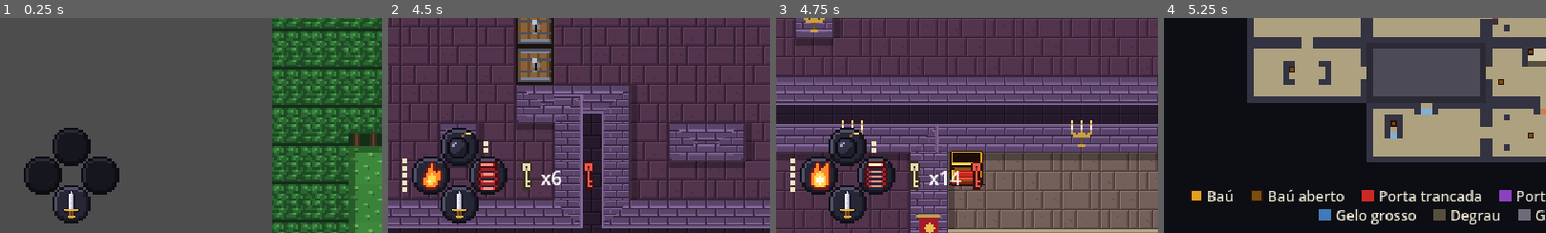
Above: before the commit, frames 1-4 (left to right).
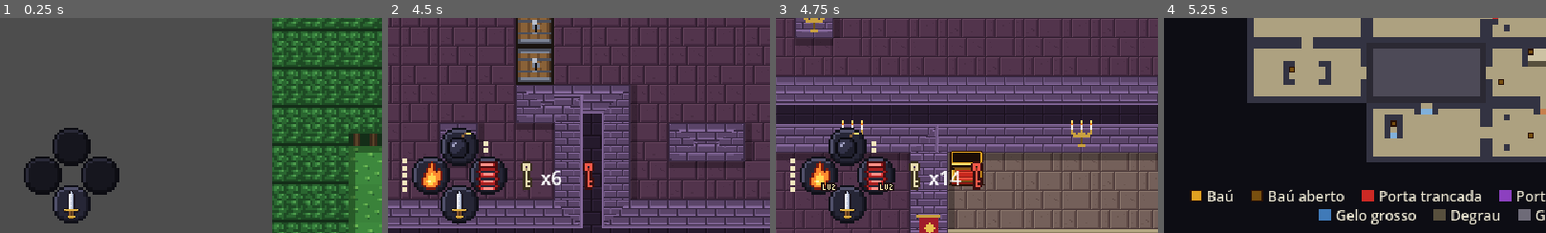
Above: after the commit, the same moments.

Repository: marcelozorza/Alttp2
Game: Godot game, scene res://tools/smoke_test.tscn
Same seed, same stepped clock (60 frames per second), same inputs: the game is played once before the commit and once after it. This scene is started directly instead of the project's main scene.
Inputs (mouse positions are % of the whole screen's width and height, from its top left):
- Up to frame 1 (0.25 s): no input
- Up to frame 2 (4.5 s): click "Novo jogo" at 0.5 s; tap Enter (ui_accept) at 1.25, 2 s; move the mouse to (72, 45) at 1.27 s; hold D (move_right) 1.28-2 s; tap J (attack) at 1.35, 4.35 s; click (72, 45) at 1.42 s; tap Space (jump) at 1.52 s; drag from (30, 55) to (45, 70) at 2.02 s; move the mouse to (60, 28) at 2.77 s; hold D (move_right) 2.78-3.5 s; tap L (use_bomb) at 2.85 s; drag from (45, 70) to (20, 35) at 3.52 s; move the mouse to (80, 65) at 4.27 s; hold A (move_left) from 4.28 s (still down)
- Up to frame 3 (4.75 s): keep holding A (move_left); tap Space (jump) at 4.52 s
- Up to frame 4 (5.25 s): tap M (map) at 4.9 s; release A (move_left) at 5 s; drag from (20, 35) to (35, 25) at 5.02 s
The pictures show only the part of the screen within x 0-50%, y 50-100%; the shares and areas given below are measured in that part.

Frames 1-2 are identical in both runs. In frame 3, 1.0% of the frame differs, in the area x 8-31%, y 66-81%; in frame 4, nothing differs.

Commit message:
Melhorias com selo LV2 e barulho do bloco arrastado
Pedidos de Marcelo testando: a chama forte e a mola forte aparecem no baú e
no losango dos botões com o ícone da ferramenta comum e o selo LV2 ao lado
(art/source/icon_lv2.txt). Os ícones próprios das melhorias saem. O bloco
pesado toca block_drag, ronco de pedra arrastada gerado em tools/sfx.py, a
cada 0,2 s enquanto anda.

Co-Authored-By: Claude Opus 5.5 <noreply@anthropic.com>
Claude-Session: https://claude.ai/code/session_016s7NeyqhFYvACHZR6rPdJ4

Diff:
--- a/art/icon_fire_strong.svg
+++ /dev/null
@@ -1,126 +0,0 @@
-<svg xmlns="http://www.w3.org/2000/svg" width="24" height="24" viewBox="0 0 24 24" shape-rendering="crispEdges">
-<rect x="10" y="0" width="2" height="1" fill="#7a1a10"/>
-<rect x="18" y="0" width="2" height="1" fill="#7a1a10"/>
-<rect x="10" y="1" width="2" height="1" fill="#7a1a10"/>
-<rect x="18" y="1" width="2" height="1" fill="#7a1a10"/>
-<rect x="8" y="2" width="2" height="1" fill="#7a1a10"/>
-<rect x="10" y="2" width="2" height="1" fill="#ff8a30"/>
-<rect x="12" y="2" width="2" height="1" fill="#7a1a10"/>
-<rect x="16" y="2" width="2" height="1" fill="#7a1a10"/>
-<rect x="18" y="2" width="2" height="1" fill="#ff8a30"/>
-<rect x="20" y="2" width="2" height="1" fill="#7a1a10"/>
-<rect x="8" y="3" width="2" height="1" fill="#7a1a10"/>
-<rect x="10" y="3" width="2" height="1" fill="#ff8a30"/>
-<rect x="12" y="3" width="2" height="1" fill="#7a1a10"/>
-<rect x="16" y="3" width="2" height="1" fill="#7a1a10"/>
-<rect x="18" y="3" width="2" height="1" fill="#ff8a30"/>
-<rect x="20" y="3" width="2" height="1" fill="#7a1a10"/>
-<rect x="8" y="4" width="2" height="1" fill="#7a1a10"/>
-<rect x="10" y="4" width="2" height="1" fill="#ff8a30"/>
-<rect x="12" y="4" width="4" height="1" fill="#7a1a10"/>
-<rect x="16" y="4" width="4" height="1" fill="#ff8a30"/>
-<rect x="20" y="4" width="2" height="1" fill="#7a1a10"/>
-<rect x="8" y="5" width="2" height="1" fill="#7a1a10"/>
-<rect x="10" y="5" width="2" height="1" fill="#ff8a30"/>
-<rect x="12" y="5" width="4" height="1" fill="#7a1a10"/>
-<rect x="16" y="5" width="4" height="1" fill="#ff8a30"/>
-<rect x="20" y="5" width="2" height="1" fill="#7a1a10"/>
-<rect x="6" y="6" width="2" height="1" fill="#7a1a10"/>
-<rect x="8" y="6" width="4" height="1" fill="#ff8a30"/>
-<rect x="12" y="6" width="2" height="1" fill="#7a1a10"/>
-<rect x="14" y="6" width="6" height="1" fill="#ff8a30"/>
-<rect x="20" y="6" width="2" height="1" fill="#7a1a10"/>
-<rect x="6" y="7" width="2" height="1" fill="#7a1a10"/>
-<rect x="8" y="7" width="4" height="1" fill="#ff8a30"/>
-<rect x="12" y="7" width="2" height="1" fill="#7a1a10"/>
-<rect x="14" y="7" width="6" height="1" fill="#ff8a30"/>
-<rect x="20" y="7" width="2" height="1" fill="#7a1a10"/>
-<rect x="6" y="8" width="2" height="1" fill="#7a1a10"/>
-<rect x="8" y="8" width="4" height="1" fill="#ff8a30"/>
-<rect x="12" y="8" width="2" height="1" fill="#ffd850"/>
-<rect x="14" y="8" width="6" height="1" fill="#ff8a30"/>
-<rect x="20" y="8" width="2" height="1" fill="#7a1a10"/>
-<rect x="6" y="9" width="2" height="1" fill="#7a1a10"/>
-<rect x="8" y="9" width="4" height="1" fill="#ff8a30"/>
-<rect x="12" y="9" width="2" height="1" fill="#ffd850"/>
-<rect x="14" y="9" width="6" height="1" fill="#ff8a30"/>
-<rect x="20" y="9" width="2" height="1" fill="#7a1a10"/>
-<rect x="4" y="10" width="2" height="1" fill="#7a1a10"/>
-<rect x="6" y="10" width="4" height="1" fill="#ff8a30"/>
-<rect x="10" y="10" width="6" height="1" fill="#ffd850"/>
-<rect x="16" y="10" width="4" height="1" fill="#ff8a30"/>
-<rect x="20" y="10" width="2" height="1" fill="#7a1a10"/>
-<rect x="4" y="11" width="2" height="1" fill="#7a1a10"/>
-<rect x="6" y="11" width="4" height="1" fill="#ff8a30"/>
-<rect x="10" y="11" width="6" height="1" fill="#ffd850"/>
-<rect x="16" y="11" width="4" height="1" fill="#ff8a30"/>
-<rect x="20" y="11" width="2" height="1" fill="#7a1a10"/>
-<rect x="4" y="12" width="2" height="1" fill="#7a1a10"/>
-<rect x="6" y="12" width="2" height="1" fill="#ff8a30"/>
-<rect x="8" y="12" width="4" height="1" fill="#ffd850"/>
-<rect x="12" y="12" width="2" height="1" fill="#fff8e0"/>
-<rect x="14" y="12" width="4" height="1" fill="#ffd850"/>
-<rect x="18" y="12" width="2" height="1" fill="#ff8a30"/>
-<rect x="20" y="12" width="2" height="1" fill="#7a1a10"/>
-<rect x="4" y="13" width="2" height="1" fill="#7a1a10"/>
-<rect x="6" y="13" width="2" height="1" fill="#ff8a30"/>
-<rect x="8" y="13" width="4" height="1" fill="#ffd850"/>
-<rect x="12" y="13" width="2" height="1" fill="#fff8e0"/>
-<rect x="14" y="13" width="4" height="1" fill="#ffd850"/>
-<rect x="18" y="13" width="2" height="1" fill="#ff8a30"/>
-<rect x="20" y="13" width="2" height="1" fill="#7a1a10"/>
-<rect x="4" y="14" width="2" height="1" fill="#7a1a10"/>
-<rect x="6" y="14" width="2" height="1" fill="#ff8a30"/>
-<rect x="8" y="14" width="2" height="1" fill="#ffd850"/>
-<rect x="10" y="14" width="6" height="1" fill="#fff8e0"/>
-<rect x="16" y="14" width="2" height="1" fill="#ffd850"/>
-<rect x="18" y="14" width="2" height="1" fill="#ff8a30"/>
-<rect x="20" y="14" width="2" height="1" fill="#7a1a10"/>
-<rect x="4" y="15" width="2" height="1" fill="#7a1a10"/>
-<rect x="6" y="15" width="2" height="1" fill="#ff8a30"/>
-<rect x="8" y="15" width="2" height="1" fill="#ffd850"/>
-<rect x="10" y="15" width="6" height="1" fill="#fff8e0"/>
-<rect x="16" y="15" width="2" height="1" fill="#ffd850"/>
-<rect x="18" y="15" width="2" height="1" fill="#ff8a30"/>
-<rect x="20" y="15" width="2" height="1" fill="#7a1a10"/>
-<rect x="4" y="16" width="2" height="1" fill="#7a1a10"/>
-<rect x="6" y="16" width="2" height="1" fill="#ff8a30"/>
-<rect x="8" y="16" width="2" height="1" fill="#ffd850"/>
-<rect x="10" y="16" width="6" height="1" fill="#fff8e0"/>
-<rect x="16" y="16" width="2" height="1" fill="#ffd850"/>
-<rect x="18" y="16" width="2" height="1" fill="#ff8a30"/>
-<rect x="20" y="16" width="2" height="1" fill="#7a1a10"/>
-<rect x="4" y="17" width="2" height="1" fill="#7a1a10"/>
-<rect x="6" y="17" width="2" height="1" fill="#ff8a30"/>
-<rect x="8" y="17" width="2" height="1" fill="#ffd850"/>
-<rect x="10" y="17" width="6" height="1" fill="#fff8e0"/>
-<rect x="16" y="17" width="2" height="1" fill="#ffd850"/>
-<rect x="18" y="17" width="2" height="1" fill="#ff8a30"/>
-<rect x="20" y="17" width="2" height="1" fill="#7a1a10"/>
-<rect x="4" y="18" width="2" height="1" fill="#7a1a10"/>
-<rect x="6" y="18" width="2" height="1" fill="#ff8a30"/>
-<rect x="8" y="18" width="4" height="1" fill="#ffd850"/>
-<rect x="12" y="18" width="2" height="1" fill="#fff8e0"/>
-<rect x="14" y="18" width="4" height="1" fill="#ffd850"/>
-<rect x="18" y="18" width="2" height="1" fill="#ff8a30"/>
-<rect x="20" y="18" width="2" height="1" fill="#7a1a10"/>
-<rect x="4" y="19" width="2" height="1" fill="#7a1a10"/>
-<rect x="6" y="19" width="2" height="1" fill="#ff8a30"/>
-<rect x="8" y="19" width="4" height="1" fill="#ffd850"/>
-<rect x="12" y="19" width="2" height="1" fill="#fff8e0"/>
-<rect x="14" y="19" width="4" height="1" fill="#ffd850"/>
-<rect x="18" y="19" width="2" height="1" fill="#ff8a30"/>
-<rect x="20" y="19" width="2" height="1" fill="#7a1a10"/>
-<rect x="6" y="20" width="2" height="1" fill="#7a1a10"/>
-<rect x="8" y="20" width="2" height="1" fill="#ff8a30"/>
-<rect x="10" y="20" width="6" height="1" fill="#ffd850"/>
-<rect x="16" y="20" width="2" height="1" fill="#ff8a30"/>
-<rect x="18" y="20" width="2" height="1" fill="#7a1a10"/>
-<rect x="6" y="21" width="2" height="1" fill="#7a1a10"/>
-<rect x="8" y="21" width="2" height="1" fill="#ff8a30"/>
-<rect x="10" y="21" width="6" height="1" fill="#ffd850"/>
-<rect x="16" y="21" width="2" height="1" fill="#ff8a30"/>
-<rect x="18" y="21" width="2" height="1" fill="#7a1a10"/>
-<rect x="8" y="22" width="12" height="1" fill="#7a1a10"/>
-<rect x="8" y="23" width="12" height="1" fill="#7a1a10"/>
-</svg>
--- /dev/null
+++ b/art/icon_lv2.svg
@@ -0,0 +1,51 @@
+<svg xmlns="http://www.w3.org/2000/svg" width="13" height="7" viewBox="0 0 13 7" shape-rendering="crispEdges">
+<rect x="0" y="0" width="3" height="1" fill="#1e1014"/>
+<rect x="4" y="0" width="8" height="1" fill="#1e1014"/>
+<rect x="0" y="1" width="1" height="1" fill="#1e1014"/>
+<rect x="1" y="1" width="1" height="1" fill="#fff4b0"/>
+<rect x="2" y="1" width="1" height="1" fill="#1e1014"/>
+<rect x="4" y="1" width="1" height="1" fill="#1e1014"/>
+<rect x="5" y="1" width="1" height="1" fill="#fff4b0"/>
+<rect x="6" y="1" width="1" height="1" fill="#1e1014"/>
+<rect x="7" y="1" width="1" height="1" fill="#fff4b0"/>
+<rect x="8" y="1" width="1" height="1" fill="#1e1014"/>
+<rect x="9" y="1" width="2" height="1" fill="#fff4b0"/>
+<rect x="11" y="1" width="2" height="1" fill="#1e1014"/>
+<rect x="0" y="2" width="1" height="1" fill="#1e1014"/>
+<rect x="1" y="2" width="1" height="1" fill="#fff4b0"/>
+<rect x="2" y="2" width="1" height="1" fill="#1e1014"/>
+<rect x="4" y="2" width="1" height="1" fill="#1e1014"/>
+<rect x="5" y="2" width="1" height="1" fill="#fff4b0"/>
+<rect x="6" y="2" width="1" height="1" fill="#1e1014"/>
+<rect x="7" y="2" width="1" height="1" fill="#fff4b0"/>
+<rect x="8" y="2" width="3" height="1" fill="#1e1014"/>
+<rect x="11" y="2" width="1" height="1" fill="#fff4b0"/>
+<rect x="12" y="2" width="1" height="1" fill="#1e1014"/>
+<rect x="0" y="3" width="1" height="1" fill="#1e1014"/>
+<rect x="1" y="3" width="1" height="1" fill="#fff4b0"/>
+<rect x="2" y="3" width="1" height="1" fill="#1e1014"/>
+<rect x="4" y="3" width="1" height="1" fill="#1e1014"/>
+<rect x="5" y="3" width="1" height="1" fill="#fff4b0"/>
+<rect x="6" y="3" width="1" height="1" fill="#1e1014"/>
+<rect x="7" y="3" width="1" height="1" fill="#fff4b0"/>
+<rect x="8" y="3" width="2" height="1" fill="#1e1014"/>
+<rect x="10" y="3" width="1" height="1" fill="#fff4b0"/>
+<rect x="11" y="3" width="2" height="1" fill="#1e1014"/>
+<rect x="0" y="4" width="1" height="1" fill="#1e1014"/>
+<rect x="1" y="4" width="1" height="1" fill="#fff4b0"/>
+<rect x="2" y="4" width="3" height="1" fill="#1e1014"/>
+<rect x="5" y="4" width="1" height="1" fill="#fff4b0"/>
+<rect x="6" y="4" width="1" height="1" fill="#1e1014"/>
+<rect x="7" y="4" width="1" height="1" fill="#fff4b0"/>
+<rect x="8" y="4" width="1" height="1" fill="#1e1014"/>
+<rect x="9" y="4" width="1" height="1" fill="#fff4b0"/>
+<rect x="10" y="4" width="3" height="1" fill="#1e1014"/>
+<rect x="0" y="5" width="1" height="1" fill="#1e1014"/>
+<rect x="1" y="5" width="3" height="1" fill="#fff4b0"/>
+<rect x="4" y="5" width="2" height="1" fill="#1e1014"/>
+<rect x="6" y="5" width="1" height="1" fill="#fff4b0"/>
+<rect x="7" y="5" width="2" height="1" fill="#1e1014"/>
+<rect x="9" y="5" width="3" height="1" fill="#fff4b0"/>
+<rect x="12" y="5" width="1" height="1" fill="#1e1014"/>
+<rect x="0" y="6" width="13" height="1" fill="#1e1014"/>
+</svg>
--- a/art/icon_spring_strong.svg
+++ /dev/null
@@ -1,86 +0,0 @@
-<svg xmlns="http://www.w3.org/2000/svg" width="24" height="24" viewBox="0 0 24 24" shape-rendering="crispEdges">
-<rect x="4" y="0" width="16" height="1" fill="#4a0c10"/>
-<rect x="4" y="1" width="16" height="1" fill="#4a0c10"/>
-<rect x="4" y="2" width="2" height="1" fill="#4a0c10"/>
-<rect x="6" y="2" width="10" height="1" fill="#fff0c0"/>
-<rect x="16" y="2" width="2" height="1" fill="#ff9088"/>
-<rect x="18" y="2" width="2" height="1" fill="#4a0c10"/>
-<rect x="4" y="3" width="2" height="1" fill="#4a0c10"/>
-<rect x="6" y="3" width="10" height="1" fill="#fff0c0"/>
-<rect x="16" y="3" width="2" height="1" fill="#ff9088"/>
-<rect x="18" y="3" width="2" height="1" fill="#4a0c10"/>
-<rect x="4" y="4" width="16" height="1" fill="#4a0c10"/>
-<rect x="4" y="5" width="16" height="1" fill="#4a0c10"/>
-<rect x="2" y="6" width="2" height="1" fill="#4a0c10"/>
-<rect x="4" y="6" width="2" height="1" fill="#a82020"/>
-<rect x="18" y="6" width="2" height="1" fill="#a82020"/>
-<rect x="20" y="6" width="2" height="1" fill="#4a0c10"/>
-<rect x="2" y="7" width="2" height="1" fill="#4a0c10"/>
-<rect x="4" y="7" width="2" height="1" fill="#a82020"/>
-<rect x="18" y="7" width="2" height="1" fill="#a82020"/>
-<rect x="20" y="7" width="2" height="1" fill="#4a0c10"/>
-<rect x="4" y="8" width="2" height="1" fill="#4a0c10"/>
-<rect x="6" y="8" width="2" height="1" fill="#e04040"/>
-<rect x="8" y="8" width="8" height="1" fill="#ff9088"/>
-<rect x="16" y="8" width="2" height="1" fill="#e04040"/>
-<rect x="18" y="8" width="2" height="1" fill="#4a0c10"/>
-<rect x="4" y="9" width="2" height="1" fill="#4a0c10"/>
-<rect x="6" y="9" width="2" height="1" fill="#e04040"/>
-<rect x="8" y="9" width="8" height="1" fill="#ff9088"/>
-<rect x="16" y="9" width="2" height="1" fill="#e04040"/>
-<rect x="18" y="9" width="2" height="1" fill="#4a0c10"/>
-<rect x="2" y="10" width="2" height="1" fill="#4a0c10"/>
-<rect x="4" y="10" width="2" height="1" fill="#a82020"/>
-<rect x="18" y="10" width="2" height="1" fill="#a82020"/>
-<rect x="20" y="10" width="2" height="1" fill="#4a0c10"/>
-<rect x="2" y="11" width="2" height="1" fill="#4a0c10"/>
-<rect x="4" y="11" width="2" height="1" fill="#a82020"/>
-<rect x="18" y="11" width="2" height="1" fill="#a82020"/>
-<rect x="20" y="11" width="2" height="1" fill="#4a0c10"/>
-<rect x="4" y="12" width="2" height="1" fill="#4a0c10"/>
-<rect x="6" y="12" width="2" height="1" fill="#e04040"/>
-<rect x="8" y="12" width="8" height="1" fill="#ff9088"/>
-<rect x="16" y="12" width="2" height="1" fill="#e04040"/>
-<rect x="18" y="12" width="2" height="1" fill="#4a0c10"/>
-<rect x="4" y="13" width="2" height="1" fill="#4a0c10"/>
-<rect x="6" y="13" width="2" height="1" fill="#e04040"/>
-<rect x="8" y="13" width="8" height="1" fill="#ff9088"/>
-<rect x="16" y="13" width="2" height="1" fill="#e04040"/>
-<rect x="18" y="13" width="2" height="1" fill="#4a0c10"/>
-<rect x="2" y="14" width="2" height="1" fill="#4a0c10"/>
-<rect x="4" y="14" width="2" height="1" fill="#a82020"/>
-<rect x="18" y="14" width="2" height="1" fill="#a82020"/>
-<rect x="20" y="14" width="2" height="1" fill="#4a0c10"/>
-<rect x="2" y="15" width="2" height="1" fill="#4a0c10"/>
-<rect x="4" y="15" width="2" height="1" fill="#a82020"/>
-<rect x="18" y="15" width="2" height="1" fill="#a82020"/>
-<rect x="20" y="15" width="2" height="1" fill="#4a0c10"/>
-<rect x="4" y="16" width="2" height="1" fill="#4a0c10"/>
-<rect x="6" y="16" width="2" height="1" fill="#e04040"/>
-<rect x="8" y="16" width="8" height="1" fill="#ff9088"/>
-<rect x="16" y="16" width="2" height="1" fill="#e04040"/>
-<rect x="18" y="16" width="2" height="1" fill="#4a0c10"/>
-<rect x="4" y="17" width="2" height="1" fill="#4a0c10"/>
-<rect x="6" y="17" width="2" height="1" fill="#e04040"/>
-<rect x="8" y="17" width="8" height="1" fill="#ff9088"/>
-<rect x="16" y="17" width="2" height="1" fill="#e04040"/>
-<rect x="18" y="17" width="2" height="1" fill="#4a0c10"/>
-<rect x="2" y="18" width="2" height="1" fill="#4a0c10"/>
-<rect x="4" y="18" width="2" height="1" fill="#a82020"/>
-<rect x="18" y="18" width="2" height="1" fill="#a82020"/>
-<rect x="20" y="18" width="2" height="1" fill="#4a0c10"/>
-<rect x="2" y="19" width="2" height="1" fill="#4a0c10"/>
-<rect x="4" y="19" width="2" height="1" fill="#a82020"/>
-<rect x="18" y="19" width="2" height="1" fill="#a82020"/>
-<rect x="20" y="19" width="2" height="1" fill="#4a0c10"/>
-<rect x="4" y="20" width="2" height="1" fill="#4a0c10"/>
-<rect x="6" y="20" width="2" height="1" fill="#e04040"/>
-<rect x="8" y="20" width="8" height="1" fill="#ff9088"/>
-<rect x="16" y="20" width="2" height="1" fill="#e04040"/>
-<rect x="18" y="20" width="2" height="1" fill="#4a0c10"/>
-<rect x="4" y="21" width="2" height="1" fill="#4a0c10"/>
-<rect x="6" y="21" width="2" height="1" fill="#e04040"/>
-<rect x="8" y="21" width="8" height="1" fill="#ff9088"/>
-<rect x="16" y="21" width="2" height="1" fill="#e04040"/>
-<rect x="18" y="21" width="2" height="1" fill="#4a0c10"/>
-</svg>
--- a/audio/sfx.gd
+++ b/audio/sfx.gd
@@ -69,6 +69,7 @@
 	&"save": [-5.0, 0.0],
 	&"switch_press": [-8.0, 0.0],
 	&"switch_release": [-10.0, 0.0],
+	&"block_drag": [-10.0, 0.08],
 	# Menus
 	&"menu_move": [-12.0, 0.0],
 	&"menu_confirm": [-8.0, 0.0],
--- a/items/chest.gd
+++ b/items/chest.gd
@@ -74,4 +74,4 @@
 	var elapsed := Clock.tick - _open_tick
 	if elapsed <= SHOW_ITEM_TICKS:
 		var rise := minf(elapsed, 20.0)
-		ToolIcons.draw(self, item, Vector2(0.0, -SIZE.y - 20.0 - rise))
+		ToolIcons.draw(self, item, Vector2(0.0, -SIZE.y - 20.0 - rise), Color.WHITE, 2)
--- a/objects/heavy_block.gd
+++ b/objects/heavy_block.gd
@@ -7,11 +7,20 @@
 ## não prender o jogador.
 ##
 ## A origem fica no centro da base, para a ordenação por profundidade.
+##
+## Enquanto anda, faz barulho de pedra arrastada, um trecho a cada
+## DRAG_SOUND_TICKS (pedido de Marcelo em 2026-11-08).
 
 ## Massa do bloco travado, que nenhuma batida move.
 const LOCKED_MASS := 1000.0
+## Ticks entre dois trechos do barulho de arrasto, e a velocidade mínima, em
+## pixels por segundo, para soar.
+const DRAG_SOUND_TICKS := 12
+const DRAG_SOUND_SPEED := 4.0
 
 var locked := false
+
+var _next_drag_tick := 0
 
 @onready var _home := global_position
 
@@ -47,3 +56,6 @@
 		velocity = Vector2.ZERO
 		return
 	super(delta)
+	if velocity.length() > DRAG_SOUND_SPEED and Clock.tick >= _next_drag_tick:
+		Sfx.play(&"block_drag")
+		_next_drag_tick = Clock.tick + DRAG_SOUND_TICKS
--- a/ui/tool_icons.gd
+++ b/ui/tool_icons.gd
@@ -4,27 +4,44 @@
 ## chaves, de 7 por 12. A chave grande é a chave pequena em vermelho, a cor da
 ## porta do chefe, e a espada travada é a espada com a lâmina magenta, como a
 ## troca de paleta do Super Nintendo.
+##
+## As melhorias (chama forte e mola forte) usam o ícone da ferramenta comum com
+## o selo LV2 ao lado, pedido de Marcelo em 2026-11-08.
 
 const SWORD := preload("res://art/icon_sword.svg")
 const SWORD_LOCKED := preload("res://art/icon_sword_locked.svg")
+const FIRE := preload("res://art/icon_fire.svg")
+const SPRING := preload("res://art/icon_spring.svg")
 const TEXTURES := {
 	Item.Id.BOMB: preload("res://art/icon_bomb.svg"),
-	Item.Id.FIRE: preload("res://art/icon_fire.svg"),
-	Item.Id.STRONG_FIRE: preload("res://art/icon_fire_strong.svg"),
-	Item.Id.SPRING: preload("res://art/icon_spring.svg"),
-	Item.Id.STRONG_SPRING: preload("res://art/icon_spring_strong.svg"),
+	Item.Id.FIRE: FIRE,
+	Item.Id.STRONG_FIRE: FIRE,
+	Item.Id.SPRING: SPRING,
+	Item.Id.STRONG_SPRING: SPRING,
 	Item.Id.HEART: preload("res://art/icon_heart.svg"),
 	Item.Id.KEY: preload("res://art/icon_key.svg"),
 	Item.Id.BOSS_KEY: preload("res://art/icon_boss_key.svg"),
 }
+const LEVEL_TWO := preload("res://art/icon_lv2.svg")
+const UPGRADES := [Item.Id.STRONG_FIRE, Item.Id.STRONG_SPRING]
 
 
 ## Desenha o ícone do item centrado em center. Só pode ser chamado dentro do
-## _draw de um canvas.
-static func draw(canvas: CanvasItem, id: int, center: Vector2, tint := Color.WHITE) -> void:
+## _draw de um canvas. Numa melhoria, o selo LV2 vai no canto de baixo à
+## direita do ícone, ampliado badge_scale vezes. No HUD ele fica dentro do
+## botão, e no baú, maior, ao lado do ícone.
+static func draw(
+	canvas: CanvasItem, id: int, center: Vector2, tint := Color.WHITE, badge_scale := 1
+) -> void:
 	var texture: Texture2D = TEXTURES.get(id)
 	if texture:
 		draw_centered(canvas, texture, center, tint)
+	if id in UPGRADES:
+		var size := LEVEL_TWO.get_size() * badge_scale
+		var corner := (
+			center + Vector2(2.0, 6.0) if badge_scale == 1 else center + Vector2(13.0, -2.0)
+		)
+		canvas.draw_texture_rect(LEVEL_TWO, Rect2(corner.floor(), size), false, tint)
 
 
 ## Desenha a espada centrada em center, travada ou não.
Not shown, removed: art/source/icon_fire_strong.txt
Not shown, added: art/source/icon_lv2.txt
Not shown, removed: art/source/icon_spring_strong.txt
Not shown, added: audio/sfx/block_drag.wav
Not shown, changed: docs/design.md
